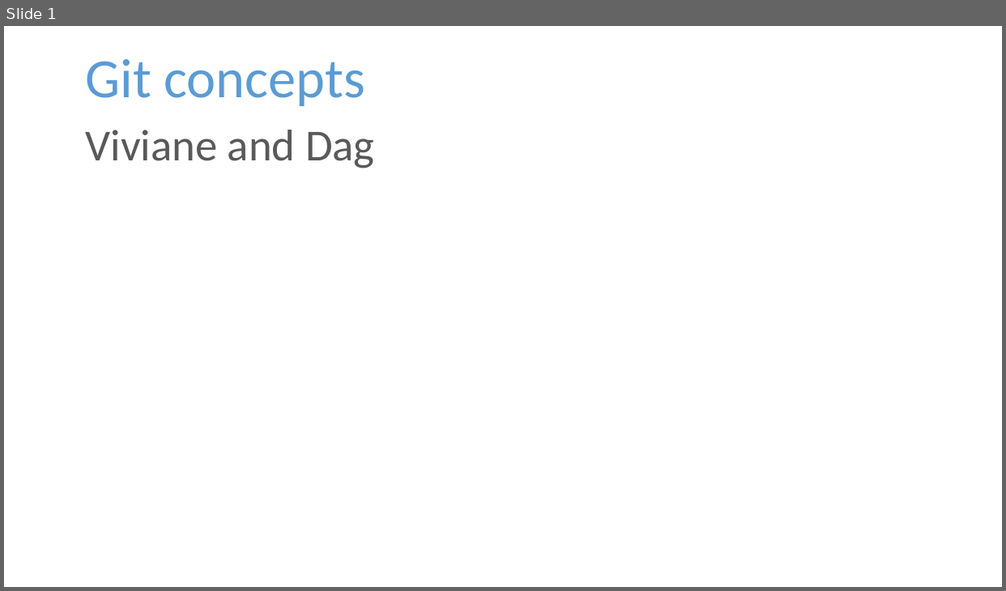
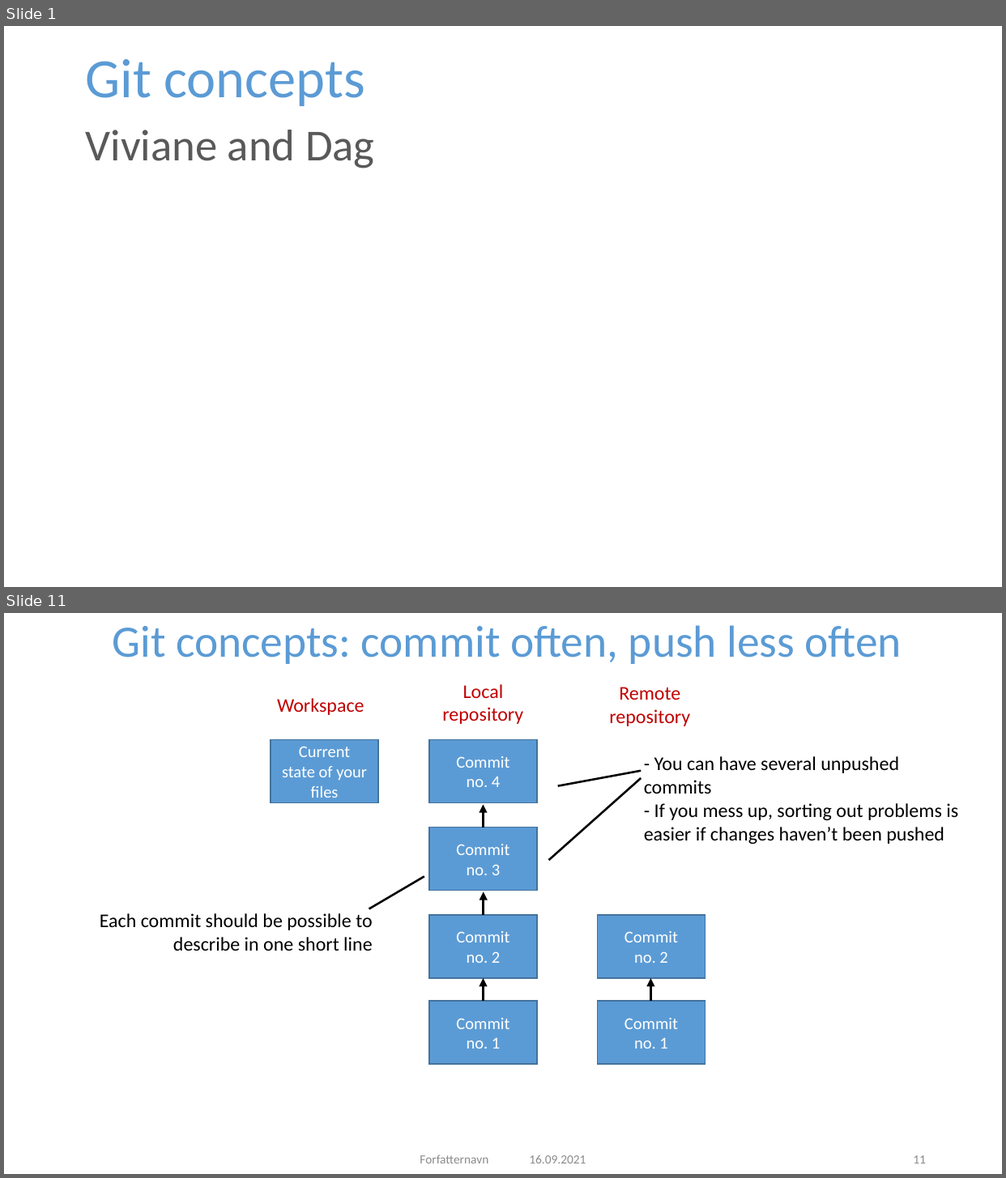
Before and after one commit to NIVANorge/R-Resources, a slide deck: Git concepts.pptx. Shown one above the other, each under a label of ours: slide 1 before the commit, slides 1 and 11 after it; the slides between them are not shown. The pictures are 1006x591 and 1006x1178 pixels, drawn with LibreOffice and Linux fonts; fonts in the diff are those of the drawing; background and template pictures are left out. Boxes give left, top, right and bottom in pixels: in the first picture for what was removed or moved away, otherwise in the second. Text is boxed around its words. In the diff, an @@ line names an element or a change of style, - is before the commit and + after.

Commit message:
Added pages to Github concepts powerpoint

```diff
--- a/Git concepts.pptx
+++ b/Git concepts.pptx
@@ slide 11 added at <box>4,613,1002,1174</box>, background #FFFFFF @@
@@ title added at <box>112,625,901,664</box>, 32.4 pt, text #5B9BD5 @@
+Git concepts: commit often, push less often
@@ text added at <box>442,684,523,724</box>, 14 pt, text #C00000 @@
+Local repository
@@ text added at <box>277,698,364,715</box>, 14 pt, text #C00000 @@
+Workspace
@@ text added at <box>609,687,690,726</box>, 14 pt, text #C00000 @@
+Remote repository
@@ rectangle added at <box>270,739,378,803</box>, fill #5B9BD5, outline #43739E 1 pt, 12 pt, text #FFFFFF @@
+Current state of your
+files
@@ rectangle added at <box>429,739,537,803</box>, fill #5B9BD5, outline #43739E 1 pt, 12 pt, text #FFFFFF @@
+Commit
+no. 4
@@ text added at <box>644,756,958,844</box>, 14 pt, text #000000 @@
+- You can have several unpushed commits
+- If you mess up, sorting out problems is easier if changes haven’t been pushed
@@ line added from (549, 861) to (641, 779), #000000 1.5 pt @@
@@ line added from (558, 786) to (641, 771), #000000 1.5 pt @@
@@ arrow added from (483, 828) to (483, 805), #000000 1.75 pt @@
@@ rectangle added at <box>429,828,537,890</box>, fill #5B9BD5, outline #43739E 1 pt, 12 pt, text #FFFFFF @@
+Commit
+no. 3
@@ line added from (369, 909) to (424, 876), #000000 1.5 pt @@
@@ arrow added from (483, 915) to (483, 892), #000000 1.75 pt @@
@@ text added at <box>100,914,372,951</box>, 14 pt, text #000000 @@
+Each commit should be possible to describe in one short line
@@ rectangle added at <box>429,915,537,978</box>, fill #5B9BD5, outline #43739E 1 pt, 12 pt, text #FFFFFF @@
+Commit
+no. 2
@@ rectangle added at <box>597,915,705,978</box>, fill #5B9BD5, outline #43739E 1 pt, 12 pt, text #FFFFFF @@
+Commit
+no. 2
@@ rectangle added at <box>429,1001,537,1064</box>, fill #5B9BD5, outline #43739E 1 pt, 12 pt, text #FFFFFF @@
+Commit
+no. 1
@@ arrow added from (483, 1001) to (483, 978), #000000 1.75 pt @@
@@ rectangle added at <box>597,1001,705,1064</box>, fill #5B9BD5, outline #43739E 1 pt, 12 pt, text #FFFFFF @@
+Commit
+no. 1
@@ arrow added from (650, 1001) to (650, 978), #000000 1.75 pt @@
@@ text added at <box>420,1155,488,1164</box>, 9 pt, text #8C8C8C @@
+Forfatternavn
@@ text added at <box>529,1155,586,1164</box>, 9 pt, text #8C8C8C @@
+16.09.2021
@@ page number added at <box>913,1156,926,1164</box>, 9 pt, text #8C8C8C @@
+11
```
Also in this commit, not shown: 17 slides changed, 5 other slides added.
